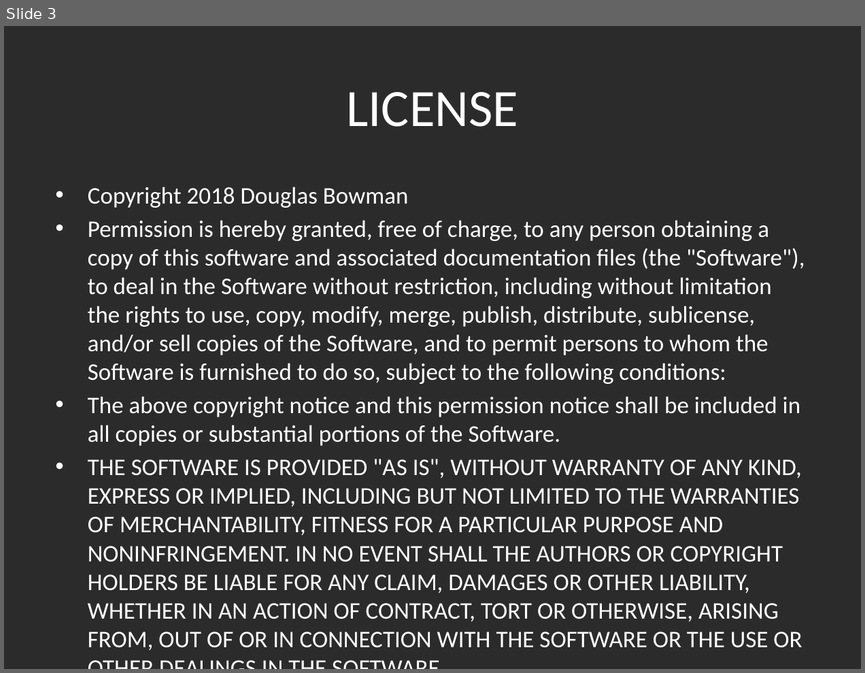
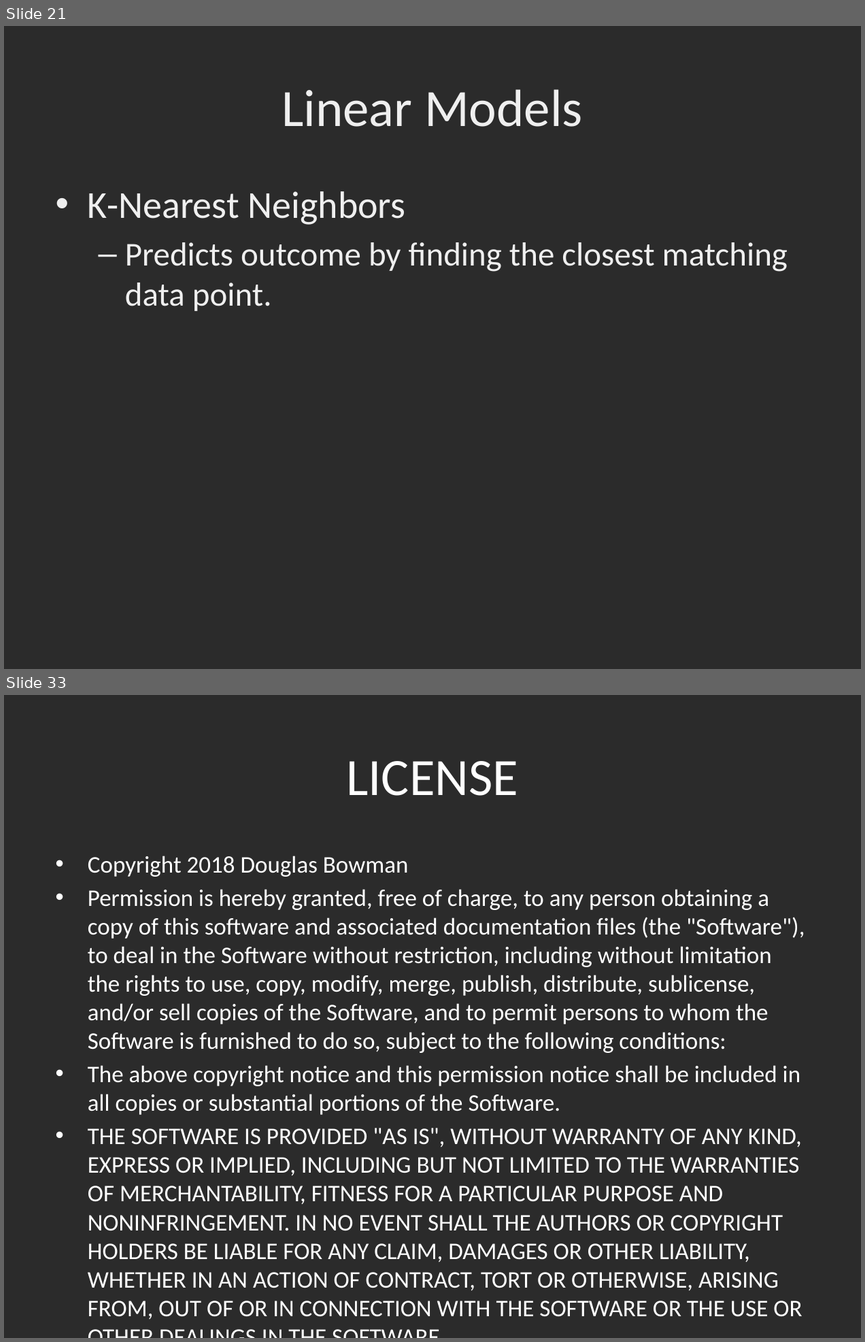
Before and after one commit to dbowmans46/PracticalProgramming, a slide deck: Session 7 - Python/Instructional Material/Session 7 - Python Brief Intro to Machine Learning with Scikit Learn.pptx. Shown one above the other, each under a label of ours: slide 3 before the commit, slides 21 and 33 after it; the slides between them are not shown. The pictures are 865x673 and 865x1342 pixels, drawn with LibreOffice and Linux fonts; fonts in the diff are those of the drawing; background and template pictures are left out; a plain dark background stands for a picture behind light text. Boxes give left, top, right and bottom in pixels: in the first picture for what was removed or moved away, otherwise in the second. Text is boxed around its words. In the diff, an @@ line names an element or a change of style, - is before the commit and + after.

```diff
--- a/Session 7 - Python/Instructional Material/Session 7 - Python Brief Intro to Machine Learning with Scikit Learn.pptx
+++ b/Session 7 - Python/Instructional Material/Session 7 - Python Brief Intro to Machine Learning with Scikit Learn.pptx
@@ slide 21 added at (x1=4, y1=26, x2=861, y2=669), background picture (left out) @@
@@ title added at (x1=281, y1=89, x2=583, y2=127), 44 pt, text #EFEFEF @@
+Linear Models
@@ text added at (x1=88, y1=191, x2=787, y2=311), 28 pt, text #EFEFEF @@
+• K-Nearest Neighbors
+  – Predicts outcome by finding the closest matching data point.
@@ what was slide 3 is now slide 33 @@
```
Also in this commit, not shown: 1 slide changed, 29 other slides added, 1 other file.
